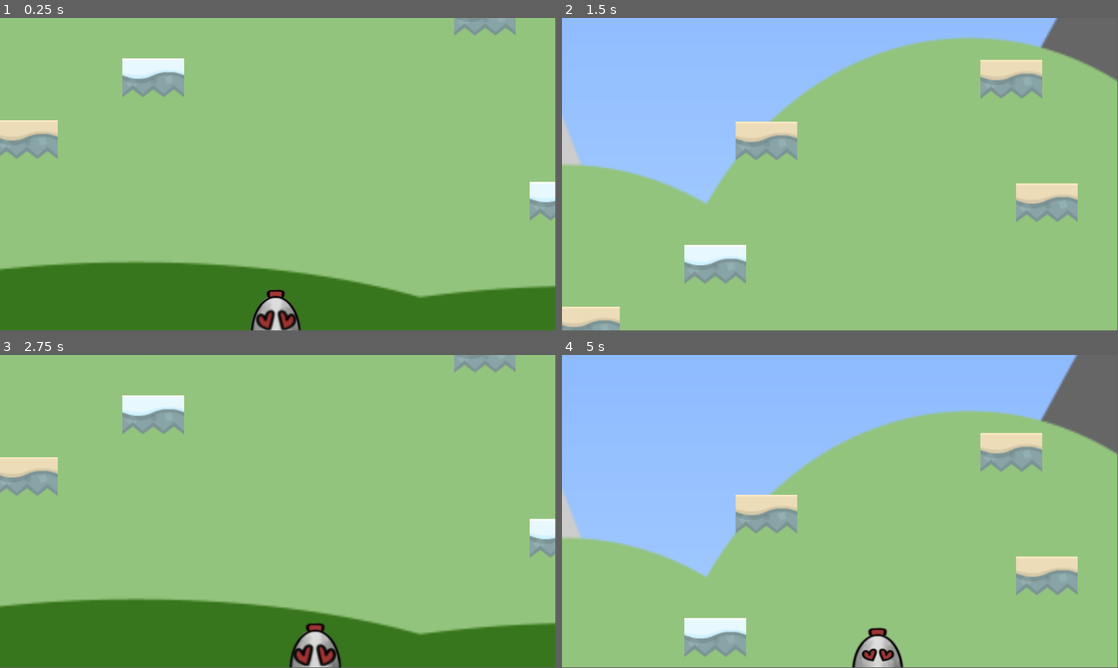
Above: before the commit, frames 1-4 (two rows, left to right).
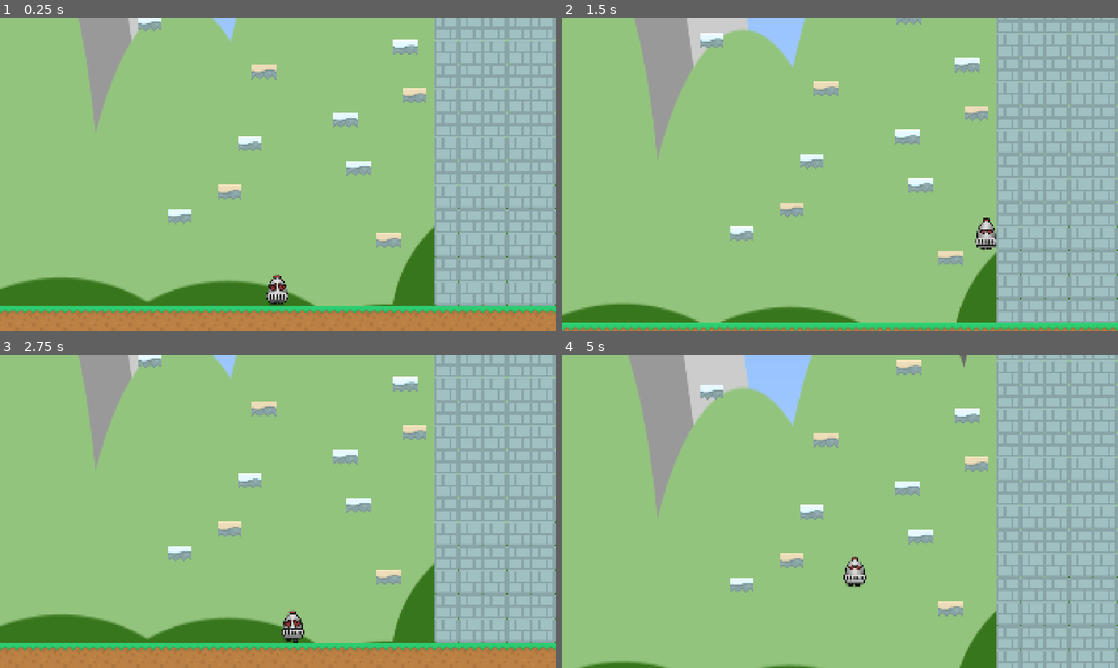
Above: after the commit, the same moments.

Repository: AllyJoho/princess-game
Game: Godot game, scene res://scenes/tower.tscn
Two runs of this game, one before a commit and one after it. Both use one fixed random seed, a clock stepped at 60 frames per second and the inputs below.
Inputs:
- Up to frame 1 (0.25 s): no input
- Up to frame 2 (1.5 s): hold D (move_right) from 0.53 s (still down); tap Space (jump) at 0.77 s
- Up to frame 3 (2.75 s): tap Space (jump) at 1.52 s; release D (move_right) at 2.03 s; hold A (move_left) from 2.03 s (still down)
- Up to frame 4 (5 s): release A (move_left) at 2.78 s; hold D (move_right) 2.78-4.28 s; tap Space (jump) at 3.02, 3.77, 4.52 s; hold A (move_left) from 4.28 s (still down)
The window is 799x449 before the commit and 800x450 after it. Grey fills any space a smaller window leaves; there, only what the larger window draws over its background counts as a difference.

The runs differ from the first frame. In frame 1, 40% of the frame differs, in the area x 0-100%, y 0-100%; in frame 2, 54%; in frame 3, 40%; in frame 4, 59%.

Commit message:
made assets Michelle accessible

Diff:
--- a/project.godot
+++ b/project.godot
@@ -18,6 +18,13 @@
 run/main_scene="uid://cnjbqncnueq6m"
 config/features=PackedStringArray("4.6", "GL Compatibility")
 config/icon="res://icon.svg"
+
+[display]
+
+window/size/viewport_width=1920
+window/size/viewport_height=1080
+window/size/mode=4
+window/stretch/mode="canvas_items"
 
 [dotnet]
 
--- a/scenes/Player.tscn
+++ b/scenes/Player.tscn
@@ -304,7 +304,7 @@
 
 [node name="Camera2D" type="Camera2D" parent="." unique_id=754583823]
 position = Vector2(0, -200)
-zoom = Vector2(2, 2)
+zoom = Vector2(1.3, 1.3)
 limit_left = 0
 limit_right = 0
 limit_bottom = 100
--- a/scenes/tower.tscn
+++ b/scenes/tower.tscn
@@ -8,10 +8,11 @@
 script = ExtResource("1_ay4al")
 
 [node name="Parallax2D" type="Parallax2D" parent="." unique_id=1910337478]
+scroll_scale = Vector2(1, 1.5)
 
-[node name="Sprite2D" type="Sprite2D" parent="Parallax2D" unique_id=1953996232]
-position = Vector2(0, -699)
-scale = Vector2(2, 2)
+[node name="Temp_Background" type="Sprite2D" parent="Parallax2D" unique_id=1953996232]
+position = Vector2(0, -2016.0001)
+scale = Vector2(1.81, 5)
 texture = ExtResource("2_qrbg1")
 
-[node name="CharacterBody2D" parent="." unique_id=1334906514 instance=ExtResource("2_ktxwe")]
+[node name="Knight" parent="." unique_id=1334906514 instance=ExtResource("2_ktxwe")]
--- a/scripts/tower.gd
+++ b/scripts/tower.gd
@@ -5,11 +5,11 @@
 var block = preload("res://scenes/block.tscn")
 var platform = preload("res://scenes/platform.tscn")
 #Textures
-var grass_texture = preload("res://assets/sprites/tiles/grass_dirt.png")
-var dirt_texture = preload("res://assets/sprites/tiles/dirt_block.png")
-var wall_texture = preload("res://assets/sprites/tiles/stone_wall.png")
-var platform_texture = preload("res://assets/sprites/tiles/path_stone_slab.png")
-var gift_platform_texture = preload("res://assets/sprites/tiles/snow_stone_slab.png")
+var grass_texture = preload("res://assets/tiles/grass.png")
+var dirt_texture = preload("res://assets/tiles/dirt.png")
+var wall_texture = preload("res://assets/tiles/wall.png")
+var platform_texture = preload("res://assets/tiles/platform.png")
+var gift_platform_texture = preload("res://assets/tiles/gift_platform.png")
 
 # Important Numbers
 @export var level_width = 14
@@ -42,14 +42,15 @@
 
 func build_walls():
 	var y_pos = block_size
-	for j in range(-5,level_width+6):
+	for j in range(-6,level_width+7):
 		spawn_object((-wall_pos+j*block_size),y_pos, block, grass_texture)
 		spawn_object((-wall_pos+j*block_size),y_pos+block_size, block, dirt_texture)
 	for i in range(floors+4):
 		y_pos -= block_size
-		spawn_object(-wall_pos,y_pos, block, wall_texture)
-		spawn_object(wall_pos,y_pos, block, wall_texture)
-	for j in range(1,level_width-1):
+		spawn_object(-wall_pos-5*block_size,y_pos, block)
+		for j in range(7):
+			spawn_object(wall_pos+j*block_size,y_pos, block, wall_texture)
+	for j in range(level_width-7,level_width):
 		spawn_object((-wall_pos+j*block_size),y_pos, platform, platform_texture)
 
 func build_tower():
Renamed: assets/sprites/tiles/dirt_block.png -> assets/tiles/dirt.png
Not shown, changed: assets/tiles/dirt.png.import
Renamed: assets/sprites/tiles/path_stone_slab.png -> assets/tiles/gift_platform.png
Not shown, changed: assets/tiles/gift_platform.png.import
Renamed: assets/sprites/tiles/grass_dirt.png -> assets/tiles/grass.png
Not shown, changed: assets/tiles/grass.png.import
Renamed: assets/sprites/tiles/snow_stone_slab.png -> assets/tiles/platform.png
Not shown, changed: assets/tiles/platform.png.import
Renamed: assets/sprites/tiles/stone_wall.png -> assets/tiles/wall.png
Not shown, changed: assets/tiles/wall.png.import
Not shown, changed: .DS_Store
Not shown, changed: assets/.DS_Store
(and 1 more such lines)
